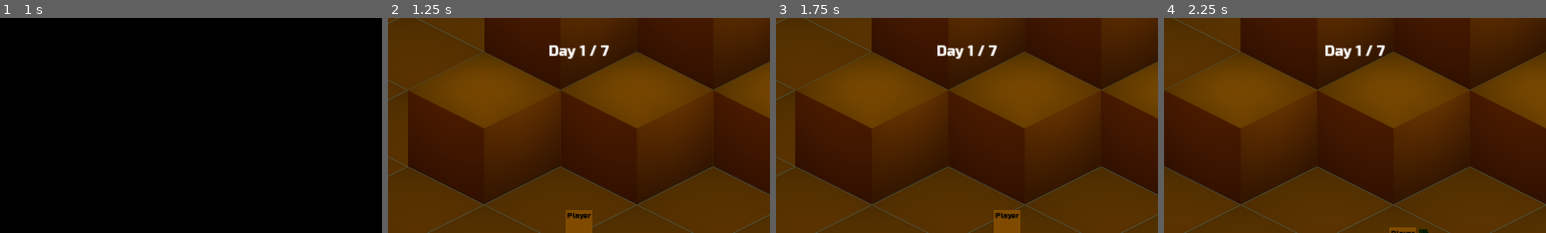
Above: before the commit, frames 1-4 (left to right).
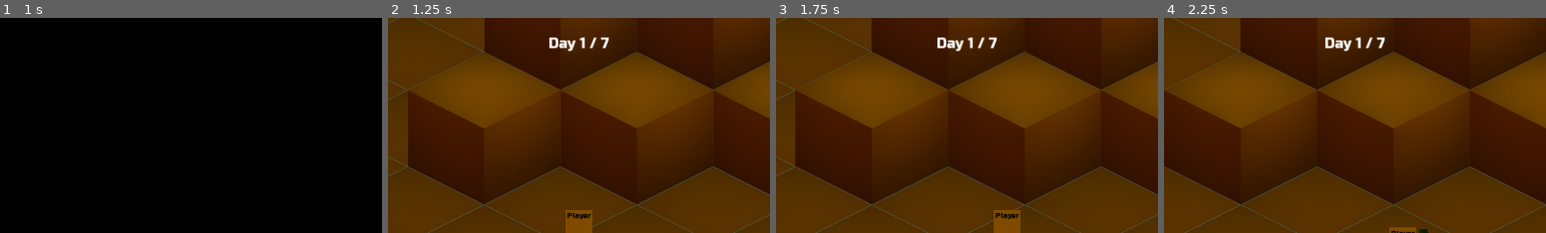
Above: after the commit, the same moments.

Repository: lorentzo/jagoda-jam
Game: Godot game, scene res://Scenes/MainMenu.tscn
Same seed, same stepped clock (60 frames per second), same inputs: the game is played once before the commit and once after it.
Inputs:
- Up to frame 1 (1 s): click "Play" at 0.5 s
- Up to frame 2 (1.25 s): no input
- Up to frame 3 (1.75 s): hold Right (walk-right) from 1.28 s (still down); hold Space (use-item) from 1.28 s (still down)
- Up to frame 4 (2.25 s): release Right (walk-right) at 2.03 s; release Space (use-item) at 2.03 s; hold Down (walk-down) from 2.03 s (still down); tap Space (use-item) at 2.1 s
The pictures show only the part of the screen within x 25-75%, y 0-50%; the shares and areas given below are measured in that part.

Frame 1 is identical in both runs. In frame 2, 0.8% of the frame differs, in the area x 42-58%, y 8-20%; in frame 3, 0.8%; in frame 4, 0.8%.

Commit message:
Move the day label

Diff:
--- a/jagoda/Scenes/Game.tscn
+++ b/jagoda/Scenes/Game.tscn
@@ -119,9 +119,9 @@
 anchor_left = 0.5
 anchor_right = 0.5
 offset_left = -68.0
-offset_top = 41.0
+offset_top = 28.0
 offset_right = 68.0
-offset_bottom = 72.0
+offset_bottom = 59.0
 grow_horizontal = 2
 theme = ExtResource("8_574xx")
 theme_override_font_sizes/font_size = 24
